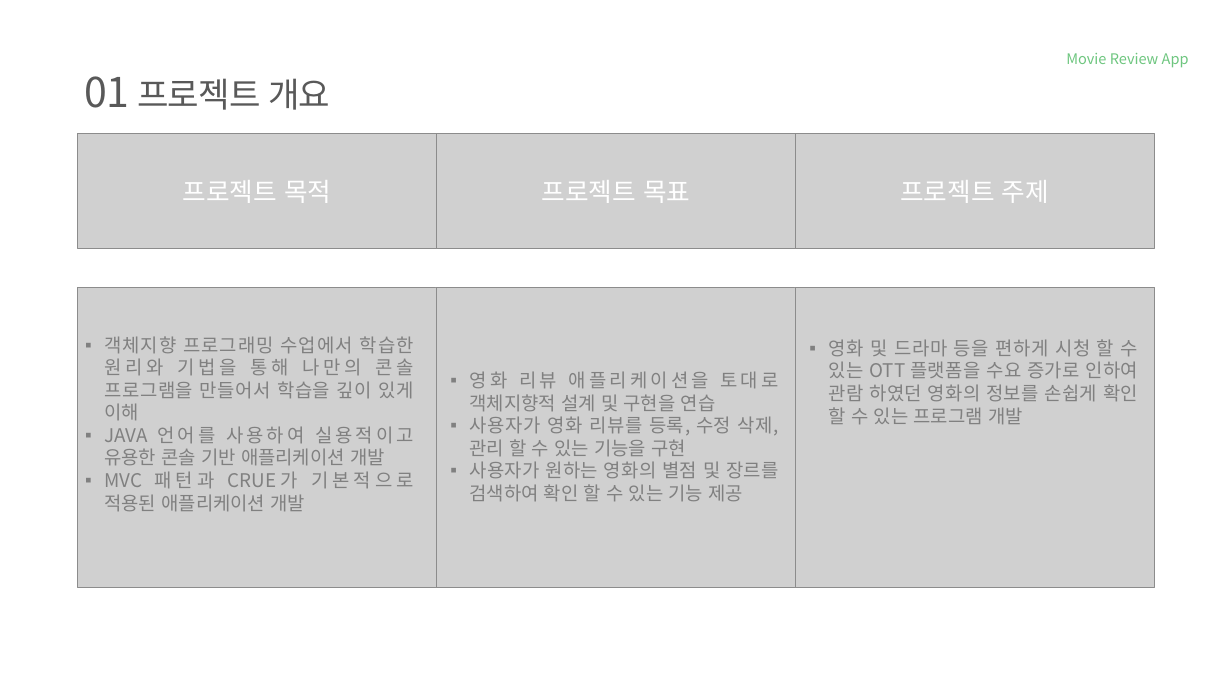
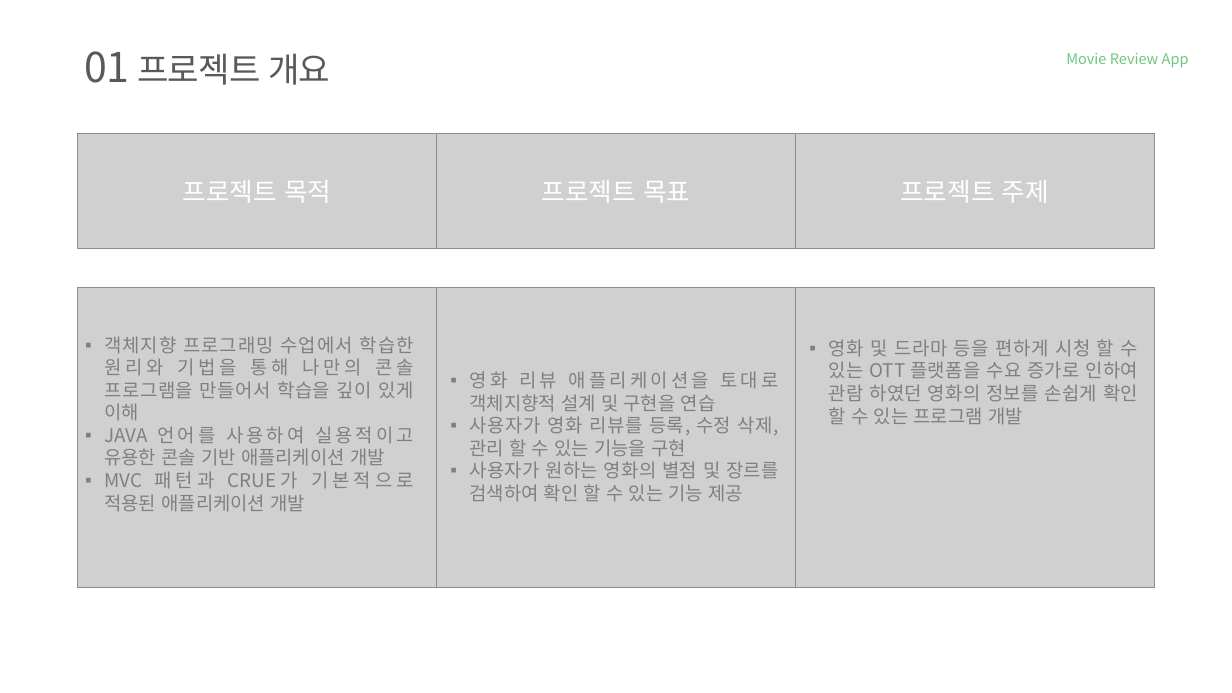
Before and after one commit to tnwjd121/MovieApp, a slide deck: slide 3 of ppt/국비(정보처리기능사)_백수정.pptx. Drawn at 1232x693 pixels with LibreOffice and Linux fonts; fonts in the diff are those of the drawing; grey boxes stand for pictures; background and template pictures are left out. Boxes give left, top, right and bottom in pixels: in the first picture for what was removed or moved away, otherwise in the second. Text is boxed around its words. In the diff, an @@ line names an element or a change of style, - is before the commit and + after.

```diff
--- a/ppt/국비(정보처리기능사)_백수정.pptx
+++ b/ppt/국비(정보처리기능사)_백수정.pptx
@@ text "01 프로젝트 개요": place and size @@
-text "01 프로젝트 개요" at [84, 76, 330, 110]
+text "01 프로젝트 개요" at [84, 51, 330, 85]
```
Also in this commit, not shown: 3 other slides changed, 5 slides added, 1 slide removed, 3 other files.
